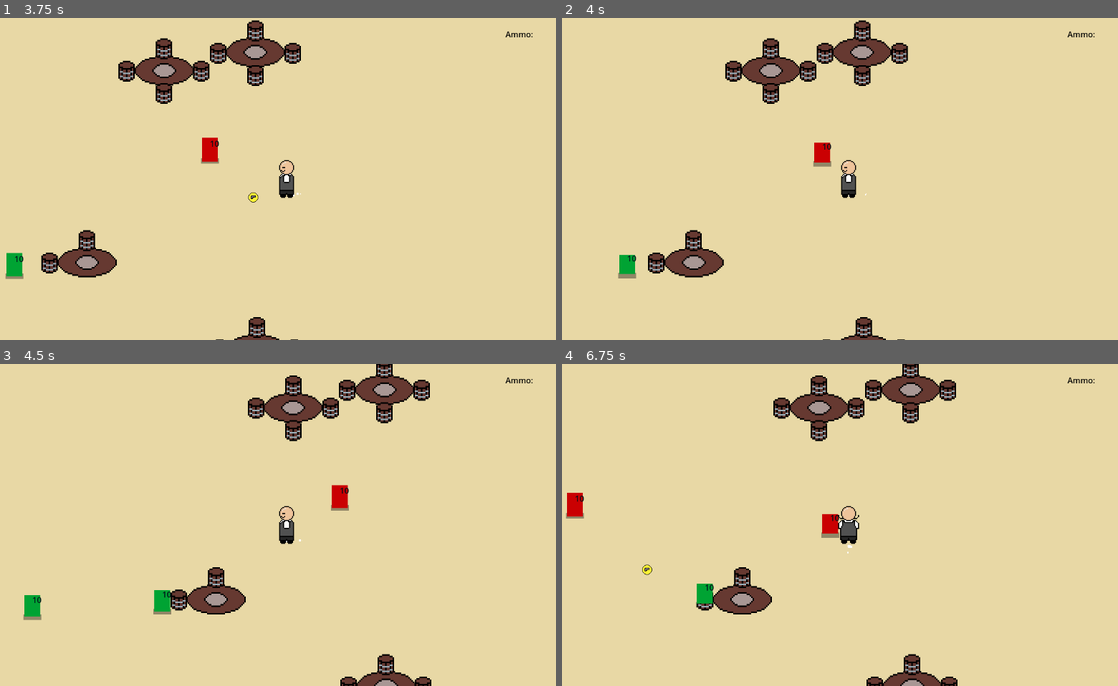
Above: before the commit, frames 1-4 (two rows, left to right).
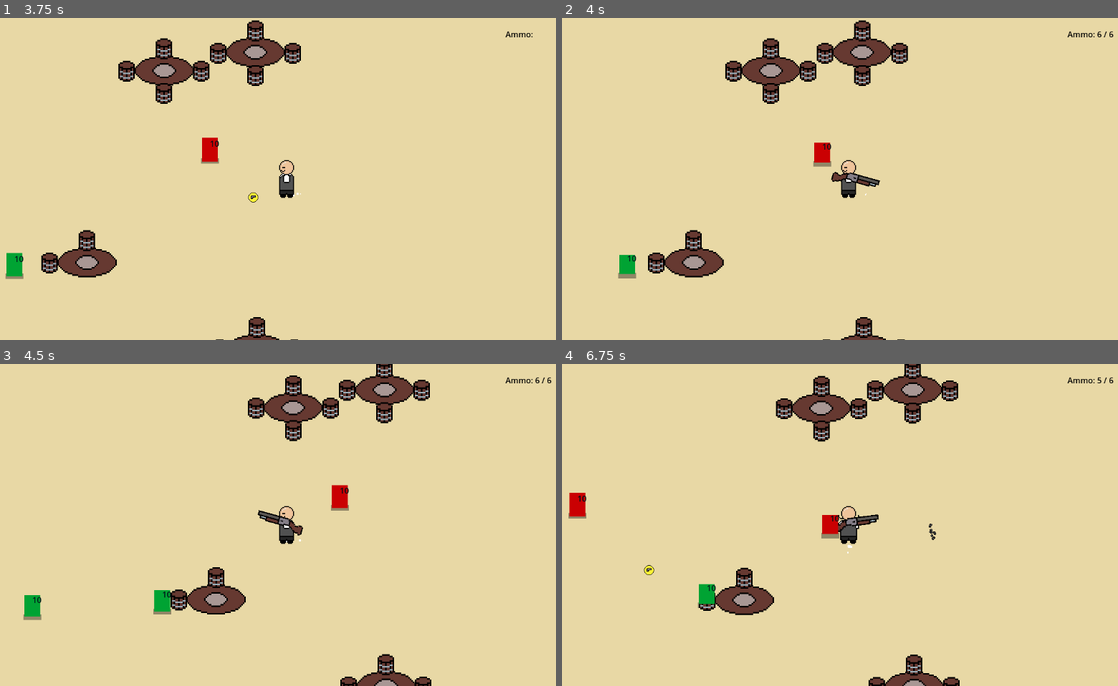
Above: after the commit, the same moments.

Repository: macgrubbers/Pizza-Shooty
Game: Godot game, scene res://scenes/game.tscn
The game is run twice, just before and just after one commit, with the same random seed, the same clock (stepped at 60 frames per second) and the same inputs. Sound files missing from this copy of the repository are replaced by a short silence.
Inputs (mouse positions are in pixels of both pictures, inside the frame that each line leads up to):
- Up to frame 1 (3.75 s): tap Enter at 0.5 s; move the mouse to (411, 162) at 0.52 s; hold D (move_right) 0.53-1.28 s; click (411, 162) at 0.6 s; move the mouse to (172, 195) at 1.27 s; hold S (move_down) 1.28-2.03 s; tap 1 (spawn_customer) at 1.35 s; move the mouse to (344, 108) at 2.02 s; hold D (move_right) 2.03-2.78 s; tap 2 (spawn_enemy) at 2.1 s; move the mouse to (255, 243) at 2.77 s; hold W (move_up) 2.78-3.53 s; tap 3 (spawn_pickup) at 2.85 s; move the mouse to (455, 227) at 3.52 s; hold A (move_left) from 3.53 s (still down); click (455, 227) at 3.6 s
- Up to frame 2 (4 s): keep holding A (move_left)
- Up to frame 3 (4.5 s): keep holding A (move_left); move the mouse to (116, 476) at 4.27 s; tap 1 (spawn_customer) at 4.35 s
- Up to frame 4 (6.75 s): move the mouse to (878, 525) at 5.02 s; release A (move_left) at 5.03 s; hold S (move_down) 5.03-5.78 s; tap 2 (spawn_enemy) at 5.1 s; move the mouse to (762, 444) at 5.77 s; hold D (move_right) 5.78-6.53 s; tap 3 (spawn_pickup) at 5.85 s; move the mouse to (973, 508) at 6.52 s; hold W (move_up) from 6.53 s (still down); click (973, 508) at 6.6 s

Frame 1 is identical in both runs. In frame 2, 0.2% of the frame differs, in the area x 48-100%, y 4-53%; in frame 3, 0.2%; in frame 4, 2.9%, in the area x 0-100%, y 0-100%.

Commit message:
gun adds on pickup
entering pickup adds a shotgun to player's hand

Diff:
--- a/scripts/player.gd
+++ b/scripts/player.gd
@@ -88,8 +88,8 @@
 	$PlayerInventory.add_item(Vector2i(pickup, quantity))
 	var newGun = load("res://scenes/Weapons/shotgun.tscn").instantiate()
 	newGun.connect("applyKick", _on_apply_kick)
-	#add_child(newGun)
-	#rightHand = newGun
+	add_child(newGun)
+	rightHand = newGun
 
 func _on_apply_kick(kickVectorAndDuration: Vector3):
 	movementArray.append(kickVectorAndDuration)
Not shown, added: export_presets.cfg
